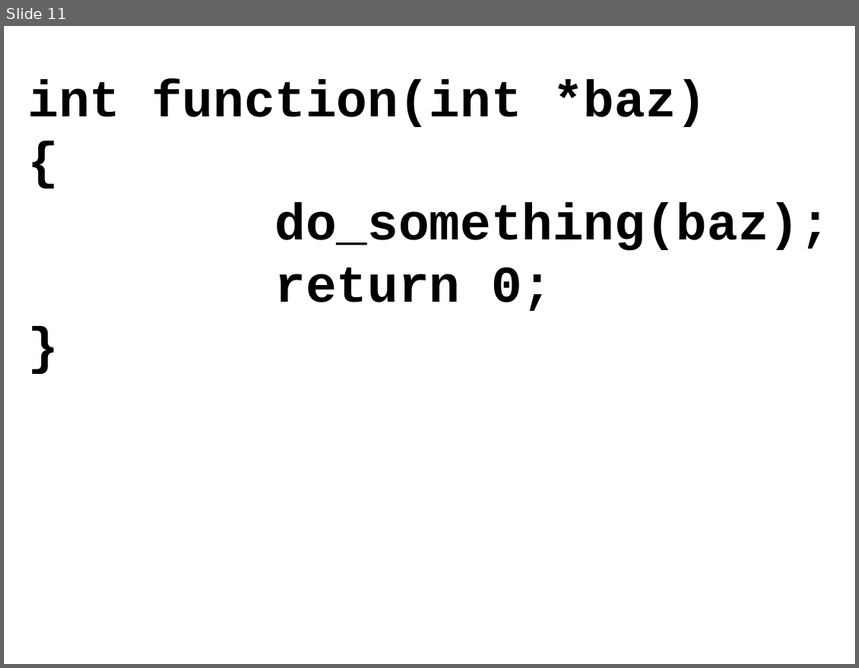
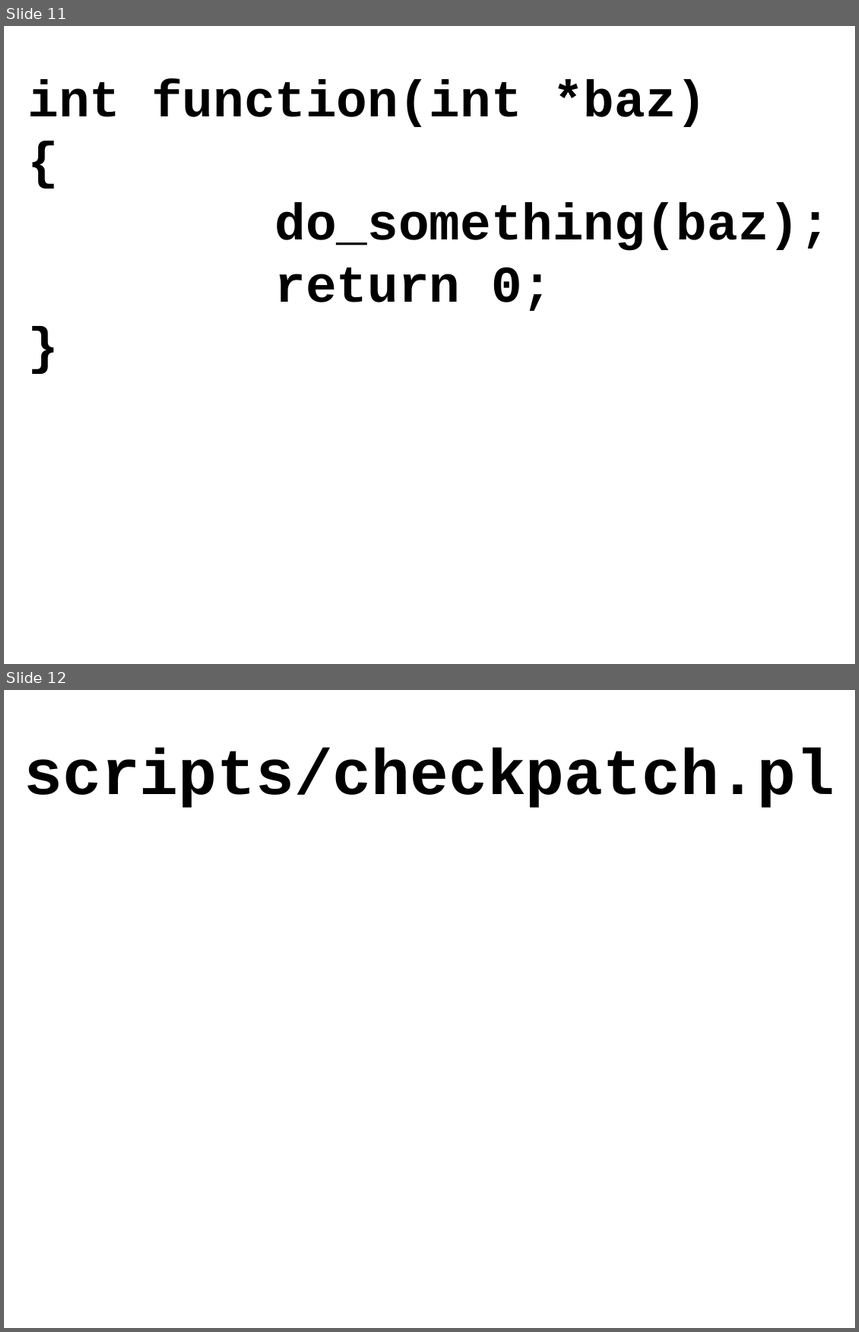
Before and after one commit to gregkh/kernel-tutorial, a slide deck: kernel_patch_tutorial.odp. Shown one above the other, each under a label of ours: slide 11 before the commit, slides 11 and 12 after it. The pictures are 859x668 and 859x1332 pixels, drawn with LibreOffice and Linux fonts; fonts in the diff are those of the drawing. Boxes give left, top, right and bottom in pixels: in the first picture for what was removed or moved away, otherwise in the second. Text is boxed around its words. In the diff, an @@ line names an element or a change of style, - is before the commit and + after.

```diff
--- a/kernel_patch_tutorial.odp
+++ b/kernel_patch_tutorial.odp
@@ slide 12 added at bbox=[4, 690, 855, 1328], background #FFFFFF @@
@@ text added at bbox=[25, 748, 835, 808], 60 pt, text #000000, bold @@
+scripts/checkpatch.pl
```
Also in this commit, not shown: 1 slide changed, 3 other slides added, 2 slides removed.
